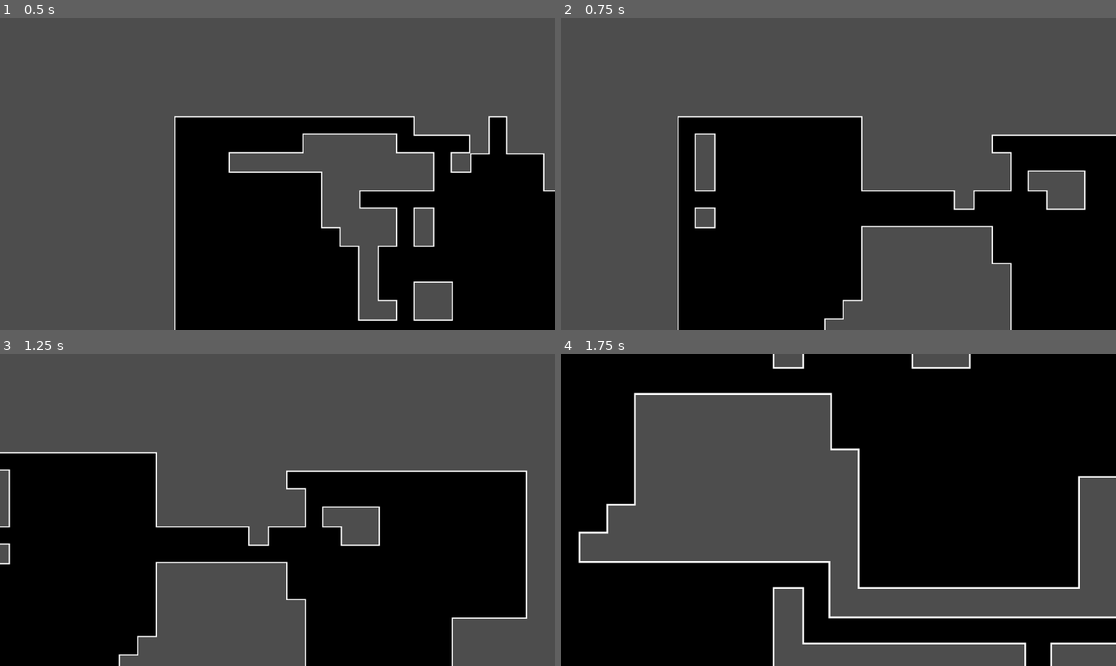
Above: before the commit, frames 1-4 (two rows, left to right).
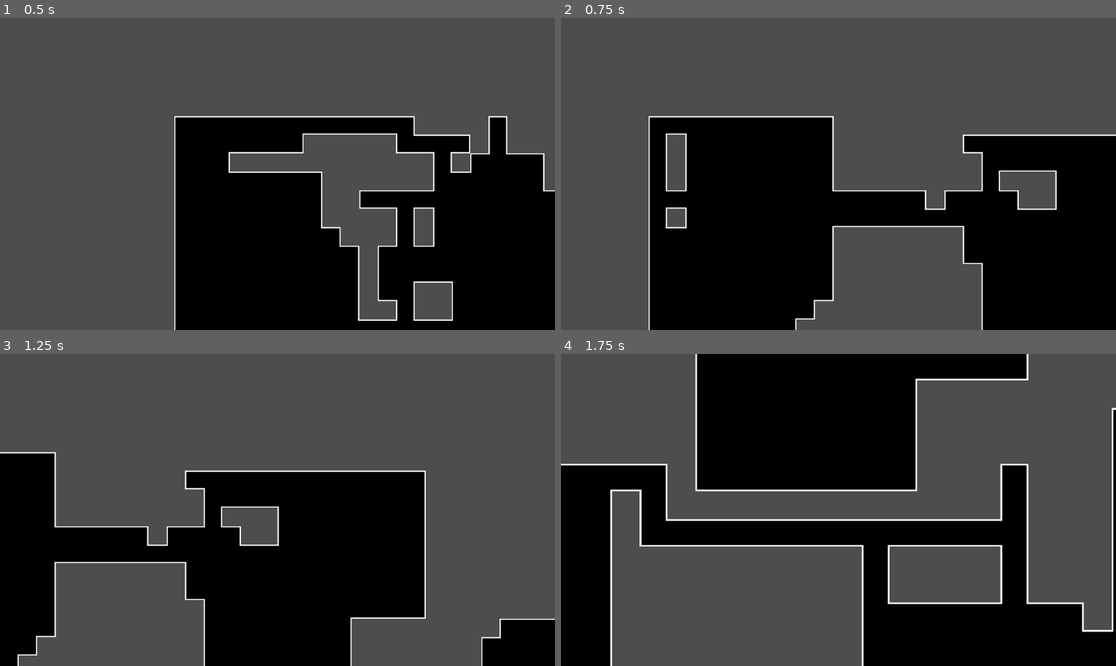
Above: after the commit, the same moments.

Repository: Shiloh-B/rouge-shot
Game: Godot game, scene res://scenes/map_test.tscn
The game is run twice, just before and just after one commit, with the same random seed, the same clock (stepped at 60 frames per second) and the same inputs. This scene is started directly instead of the project's main scene.
Inputs (mouse positions are in pixels of both pictures, inside the frame that each line leads up to):
- Up to frame 1 (0.5 s): no input
- Up to frame 2 (0.75 s): tap Enter (enter) at 0.5, 0.6 s; move the mouse to (960, 158) at 0.52 s; hold D (move_right) from 0.53 s (still down)
- Up to frame 3 (1.25 s): keep holding D (move_right)
- Up to frame 4 (1.75 s): move the mouse to (727, 525) at 1.27 s; release D (move_right) at 1.28 s; hold S (move_down) from 1.28 s (still down); tap Mouse wheel up (scroll_in) at 1.35 s

Frame 1 is identical in both runs. In frame 2, 12% of the frame differs, in the area x 15-95%, y 31-100%; in frame 3, 35%; in frame 4, 62%, in the area x 0-100%, y 0-100%.

Commit message:
Update camera_2d.gd

Diff:
--- a/scripts/camera_2d.gd
+++ b/scripts/camera_2d.gd
@@ -1,6 +1,6 @@
 extends Camera2D
 
-const CAMERA_SPEED = 3000;
+const CAMERA_SPEED = 4500;
 
 func _process(delta):
 	if Input.is_key_pressed(KEY_W):
